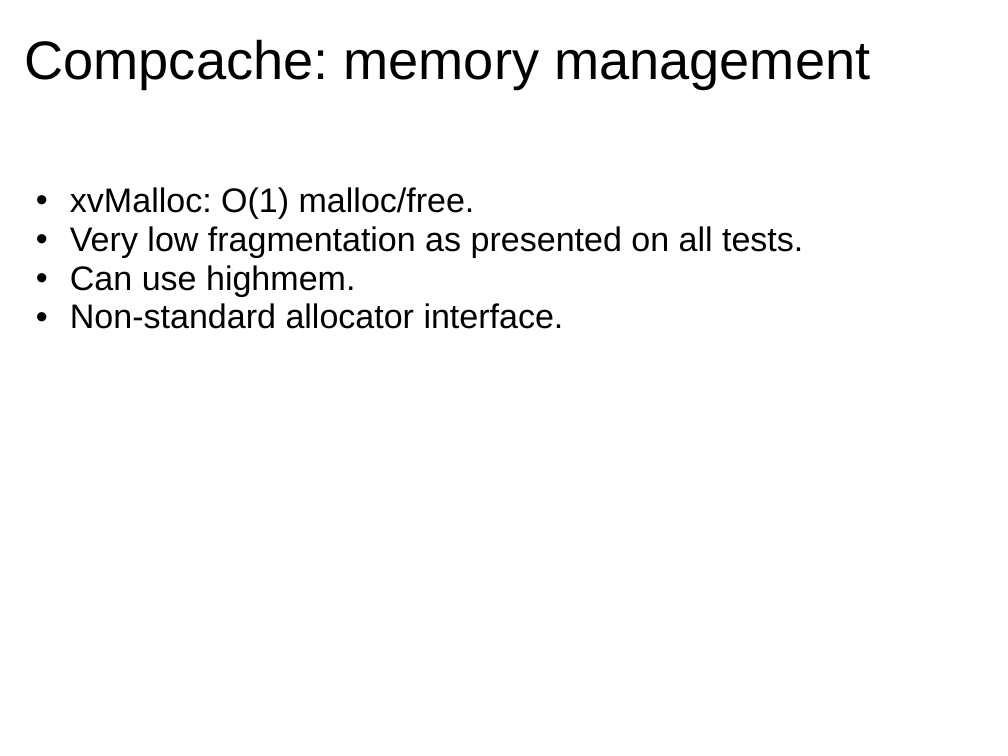
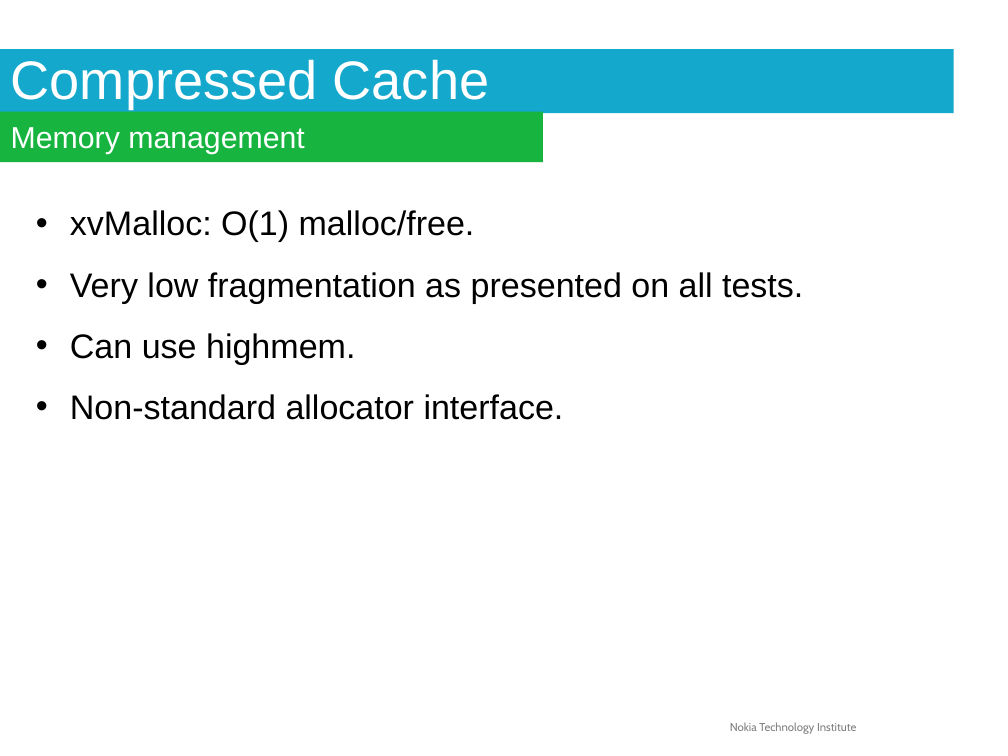
Before and after one commit to briglia/LinuxCon2011, a slide deck: slide 10 of linuxcon2011.odp (slide 9 before the commit). Drawn at 1008x756 pixels with LibreOffice and Linux fonts; fonts in the diff are those of the drawing; background and template pictures are left out. Boxes give left, top, right and bottom in pixels: in the first picture for what was removed or moved away, otherwise in the second. Text is boxed around its words. In the diff, an @@ line names an element or a change of style, - is before the commit and + after.

```diff
--- a/linuxcon2011.odp
+++ b/linuxcon2011.odp
@@ title added at (x1=0, y1=49, x2=954, y2=113), fill #14A8CC, 43 pt, text #FFFFFF @@
+Compressed Cache
@@ title removed at (x1=25, y1=39, x2=870, y2=89) @@
-Compcache: memory management
@@ rectangle added at (x1=0, y1=112, x2=543, y2=162), fill #17B53F, 24 pt, text #FFFFFF @@
+Memory management
@@ text "xvMalloc: O(1) malloc/free." at (x1=70, y1=210, x2=803, y2=420): line spacing 0.95 to 1.5 @@
@@ text added at (x1=730, y1=722, x2=856, y2=734), 9 pt, text #7F7F7F @@
+Nokia Technology Institute
```
Also in this commit, not shown: 30 other slides changed, 1 slide added.
